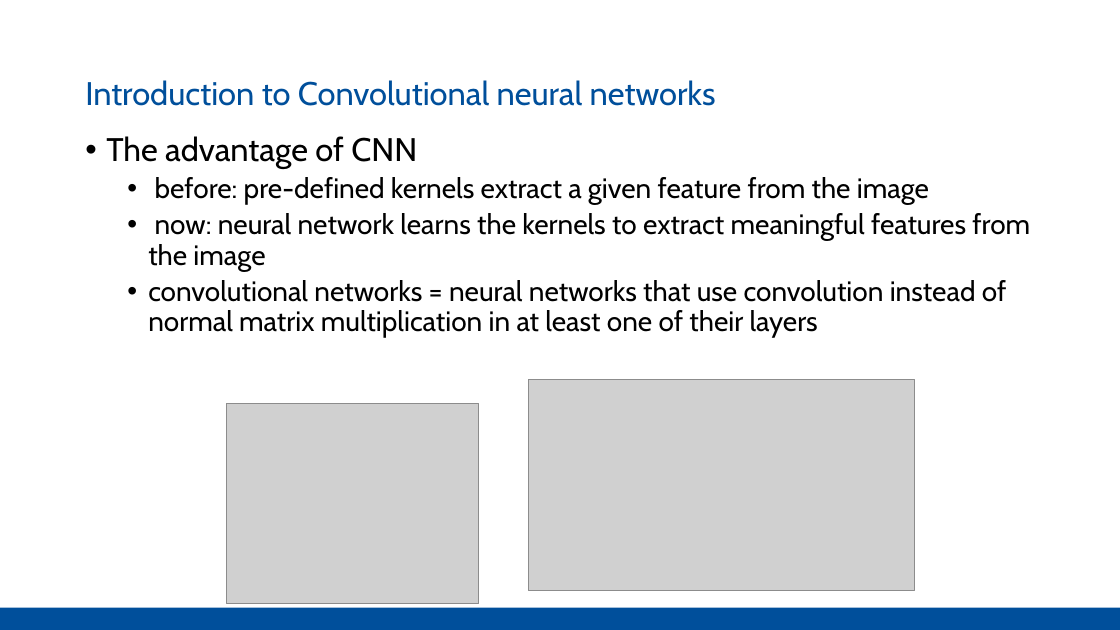
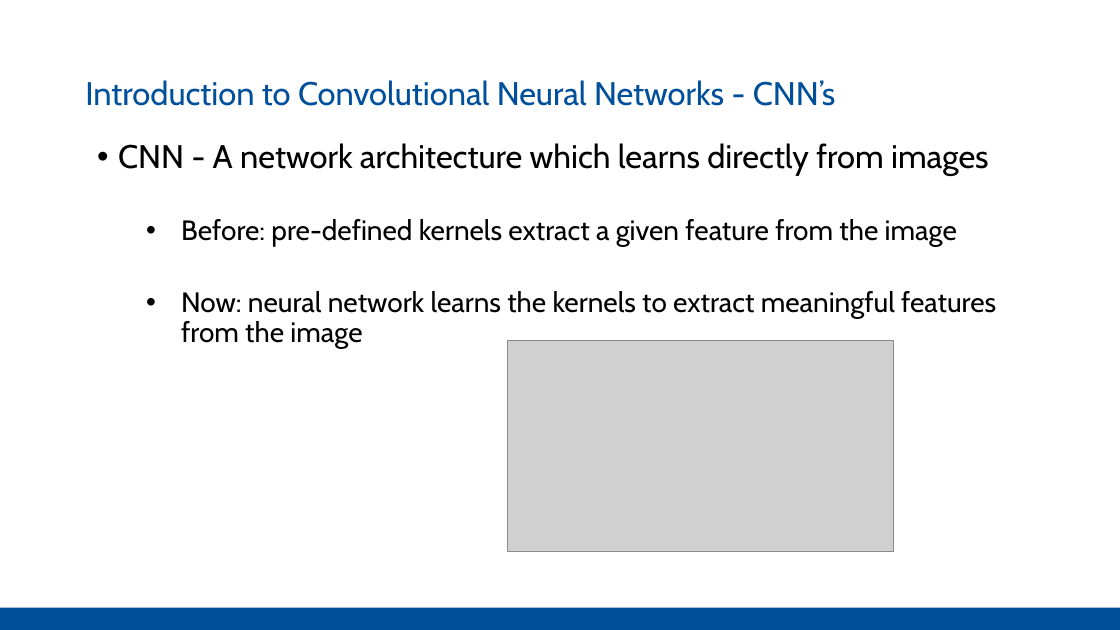
Before and after one commit to Pathi-rao/Image-Similarity-Estimation-using-Siamese-Neural-Networks, a slide deck: slide 3 of presentation.pptx. Drawn at 1120x630 pixels with LibreOffice and Linux fonts; fonts in the diff are those of the drawing; grey boxes stand for pictures. Boxes give left, top, right and bottom in pixels: in the first picture for what was removed or moved away, otherwise in the second. Text is boxed around its words. In the diff, an @@ line names an element or a change of style, - is before the commit and + after.

Commit message:
added new slides

```diff
--- a/presentation.pptx
+++ b/presentation.pptx
@@ text at [85,80,836,106]: text changed @@
-Introduction to Convolutional neural networks
+Introduction to Convolutional Neural Networks - CNN’s
@@ text at [118,143,996,349]: text changed @@
-• The advantage of CNN
-  • before: pre-defined kernels extract a given feature from the image
-  • now: neural network learns the kernels to extract meaningful features from the image
-  • convolutional networks = neural networks that use convolution instead of normal matrix multiplication in at least one of their layers
+• CNN - A network architecture which learns directly from images
+  • Before: pre-defined kernels extract a given feature from the image
+  • Now: neural network learns the kernels to extract meaningful features from the image
@@ picture: place and size @@
-picture at [528,379,915,591]
+picture at [507,340,894,552]
@@ picture removed at [227,403,479,604] @@
```
Also in this commit, not shown: 2 other slides changed, 6 slides added, 6 slides removed.
